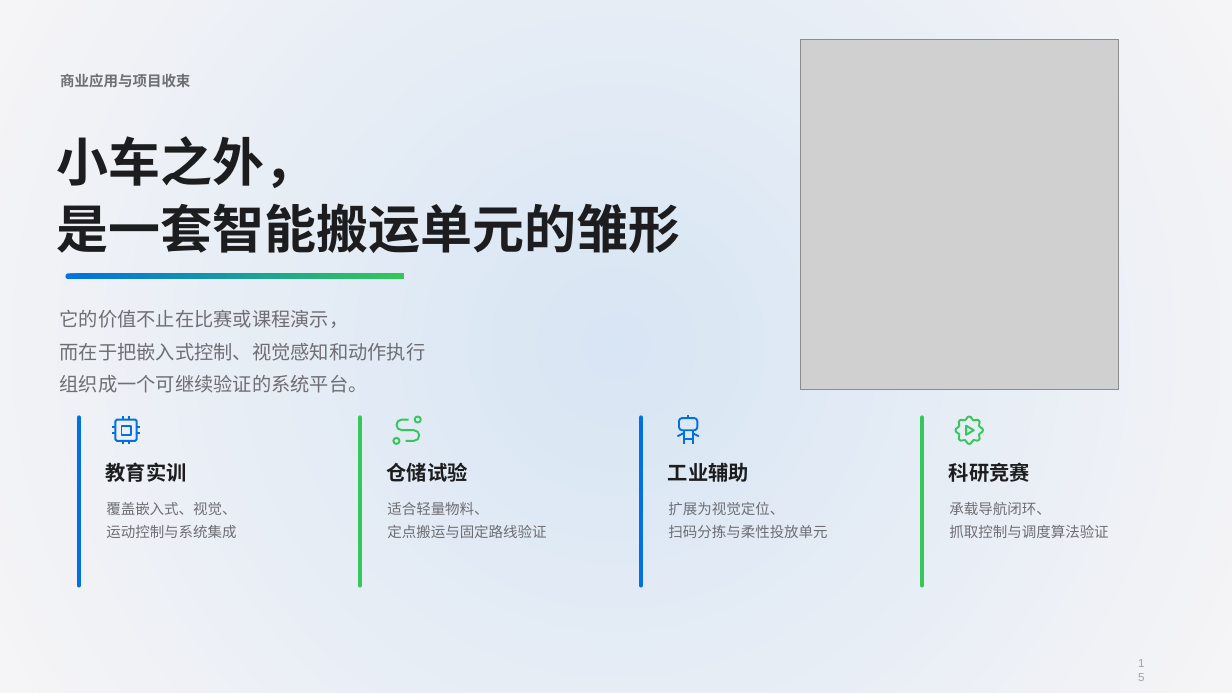
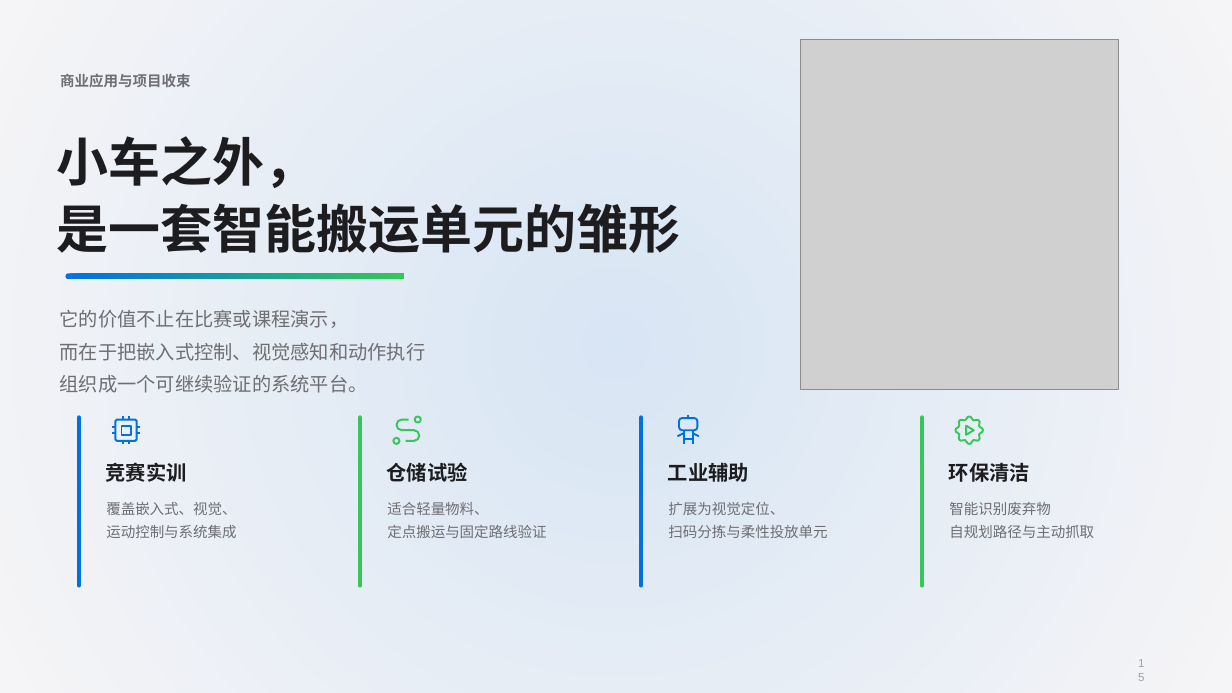
Before and after one commit to Chemcrin/IntelligentTransformCart, a slide deck: slide 13 of 汇报资料/intelligent_logistics_cart_final_20260705_205017.pptx (slide 12 before the commit). Drawn at 1232x693 pixels with LibreOffice and Linux fonts; fonts in the diff are those of the drawing; grey boxes stand for pictures. Boxes give left, top, right and bottom in pixels: in the first picture for what was removed or moved away, otherwise in the second. Text is boxed around its words. In the diff, an @@ line names an element or a change of style, - is before the commit and + after.

```diff
--- a/汇报资料/intelligent_logistics_cart_final_20260705_205017.pptx
+++ b/汇报资料/intelligent_logistics_cart_final_20260705_205017.pptx
@@ text at (106, 462, 187, 482): text changed @@
-教育实训
+竞赛实训
@@ text at (949, 462, 1030, 482): text changed @@
-科研竞赛
+环保清洁
@@ text at (949, 502, 1050, 515): text changed @@
-承载导航闭环、
+智能识别废弃物
@@ text at (949, 525, 1094, 538): text changed @@
-抓取控制与调度算法验证
+自规划路径与主动抓取
```
Also in this commit, not shown: 8 other slides changed, 2 slides added, 1 slide removed, 1 other file.
